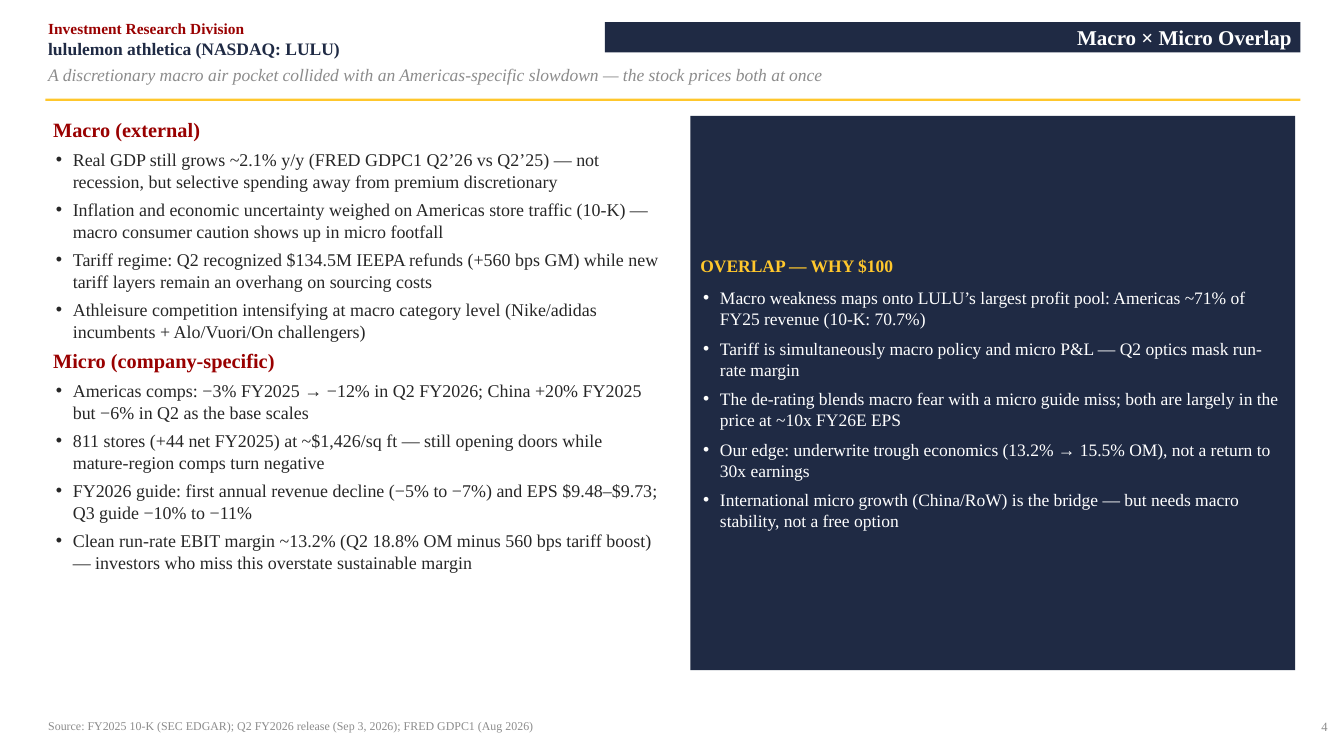
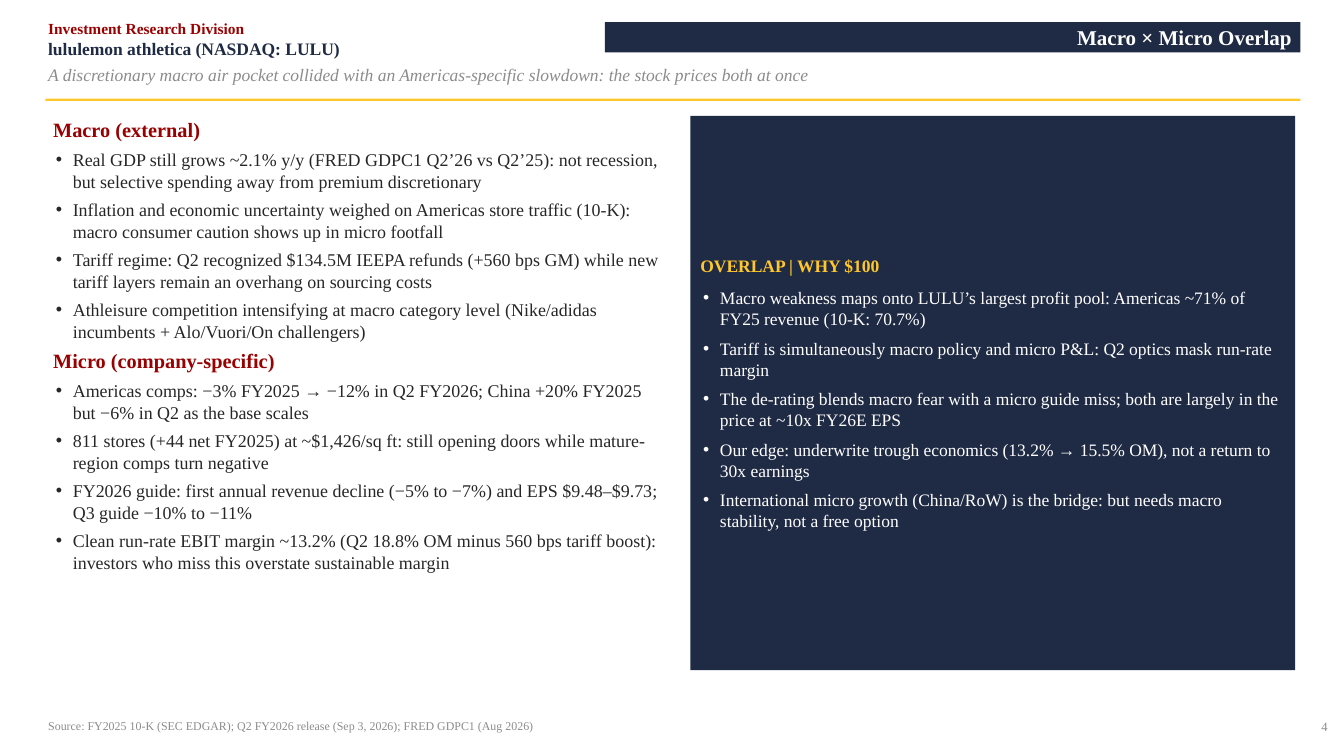
Before and after one commit to vengeanceaiUSC/RM, a slide deck: slide 5 of LULU/LULU_Investment_Pitch_Deck.pptx. Drawn at 1344x756 pixels with LibreOffice and Linux fonts; fonts in the diff are those of the drawing. Boxes give left, top, right and bottom in pixels: in the first picture for what was removed or moved away, otherwise in the second. Text is boxed around its words. In the diff, an @@ line names an element or a change of style, - is before the commit and + after.

```diff
--- a/LULU/LULU_Investment_Pitch_Deck.pptx
+++ b/LULU/LULU_Investment_Pitch_Deck.pptx
@@ text at (48,69,808,85): text changed @@
-A discretionary macro air pocket collided with an Americas-specific slowdown — the stock prices both at once
+A discretionary macro air pocket collided with an Americas-specific slowdown: the stock prices both at once
@@ text at (73,153,657,242): text changed @@
-• Real GDP still grows ~2.1% y/y (FRED GDPC1 Q2’26 vs Q2’25) — not recession, but selective spending away from premium discretionary
-• Inflation and economic uncertainty weighed on Americas store traffic (10-K) — macro consumer caution shows up in micro footfall
+• Real GDP still grows ~2.1% y/y (FRED GDPC1 Q2’26 vs Q2’25): not recession, but selective spending away from premium discretionary
+• Inflation and economic uncertainty weighed on Americas store traffic (10-K): macro consumer caution shows up in micro footfall
@@ text in rectangle at (700,259,879,274): text changed @@
-OVERLAP — WHY $100
+OVERLAP | WHY $100
@@ text in rectangle at (720,342,1272,380): text changed @@
-• Tariff is simultaneously macro policy and micro P&L — Q2 optics mask run-rate margin
+• Tariff is simultaneously macro policy and micro P&L: Q2 optics mask run-rate margin
@@ text at (73,434,645,473): text changed @@
-• 811 stores (+44 net FY2025) at ~$1,426/sq ft — still opening doors while mature-region comps turn negative
+• 811 stores (+44 net FY2025) at ~$1,426/sq ft: still opening doors while mature-region comps turn negative
@@ text in rectangle at (720,494,1222,531): text changed @@
-• International micro growth (China/RoW) is the bridge — but needs macro stability, not a free option
+• International micro growth (China/RoW) is the bridge: but needs macro stability, not a free option
@@ text at (73,534,656,573): text changed @@
-• Clean run-rate EBIT margin ~13.2% (Q2 18.8% OM minus 560 bps tariff boost) — investors who miss this overstate sustainable margin
+• Clean run-rate EBIT margin ~13.2% (Q2 18.8% OM minus 560 bps tariff boost): investors who miss this overstate sustainable margin
```
Also in this commit, not shown: 21 other slides changed, 4 other files.
